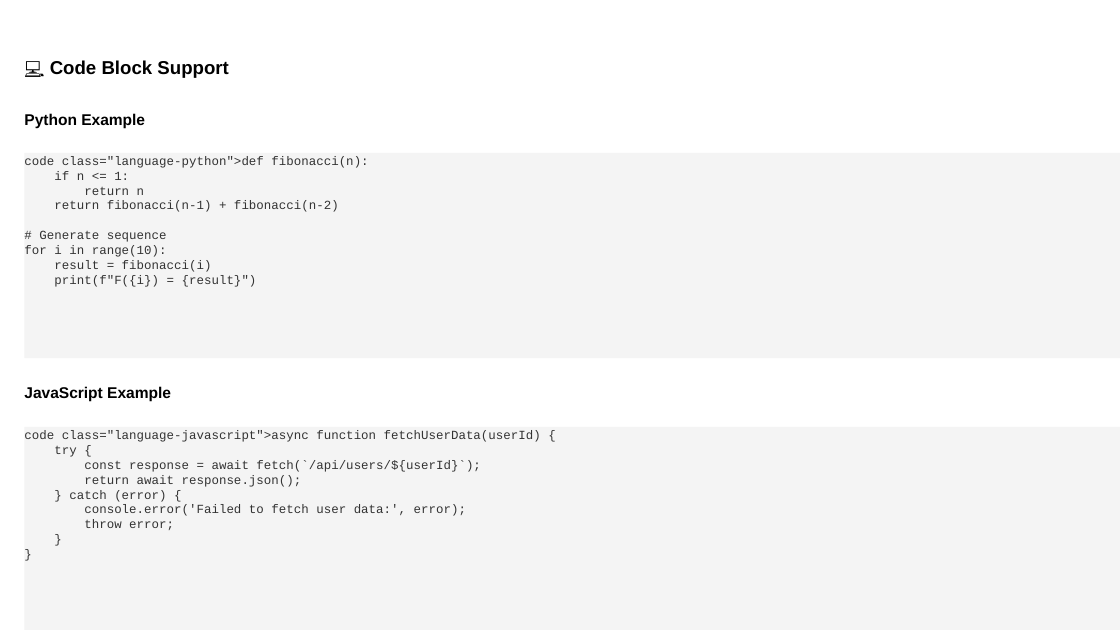
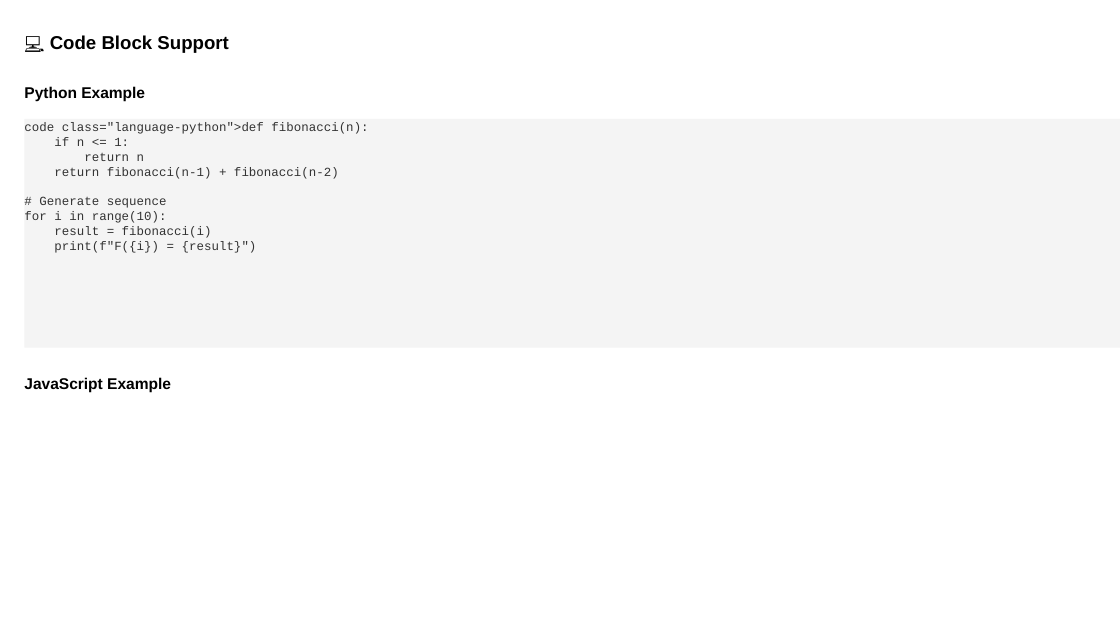
Before and after one commit to louisazhou/slidegenerator, a slide deck: slide 6 of output/comprehensive_demo_default.pptx (slide 5 before the commit). Drawn at 1120x630 pixels with LibreOffice and Linux fonts; fonts in the diff are those of the drawing. Boxes give left, top, right and bottom in pixels: in the first picture for what was removed or moved away, otherwise in the second. Text is boxed around its words. In the diff, an @@ line names an element or a change of style, - is before the commit and + after.

```diff
--- a/output/comprehensive_demo_default.pptx
+++ b/output/comprehensive_demo_default.pptx
@@ text "💻 Code Block Support": place and size @@
-text "💻 Code Block Support" at (50, 60, 228, 78)
+text "💻 Code Block Support" at (50, 35, 228, 53)
@@ less space between paragraphs in 3 elements at (24, 377, 171, 392), (50, 35, 228, 53), (24, 86, 145, 102) @@
@@ text "Python Example": place and size @@
-text "Python Example" at (24, 113, 145, 129)
+text "Python Example" at (24, 86, 145, 102)
@@ rectangle "code class="language-python">def fibonacci(n): if n ...": place and size @@
-rectangle "code class="language-python">def fibonacci(n): if n ..." at (25, 152, 1120, 357)
+rectangle "code class="language-python">def fibonacci(n): if n ..." at (25, 119, 1120, 347)
@@ text "JavaScript Example": place and size @@
-text "JavaScript Example" at (24, 386, 171, 402)
+text "JavaScript Example" at (24, 377, 171, 392)
@@ rectangle removed at (25, 427, 1120, 630) @@
-code class="language-javascript">async function fetchUserData(userId) {
-try {
-const response = await fetch(`/api/users/${userId}`);
-return await response.json();
-} catch (error) {
-console.error('Failed to fetch user data:', error);
-throw error;
-}
-}
```
Also in this commit, not shown: 19 other slides changed, 3 slides added, 1 slide removed, 10 other files.
